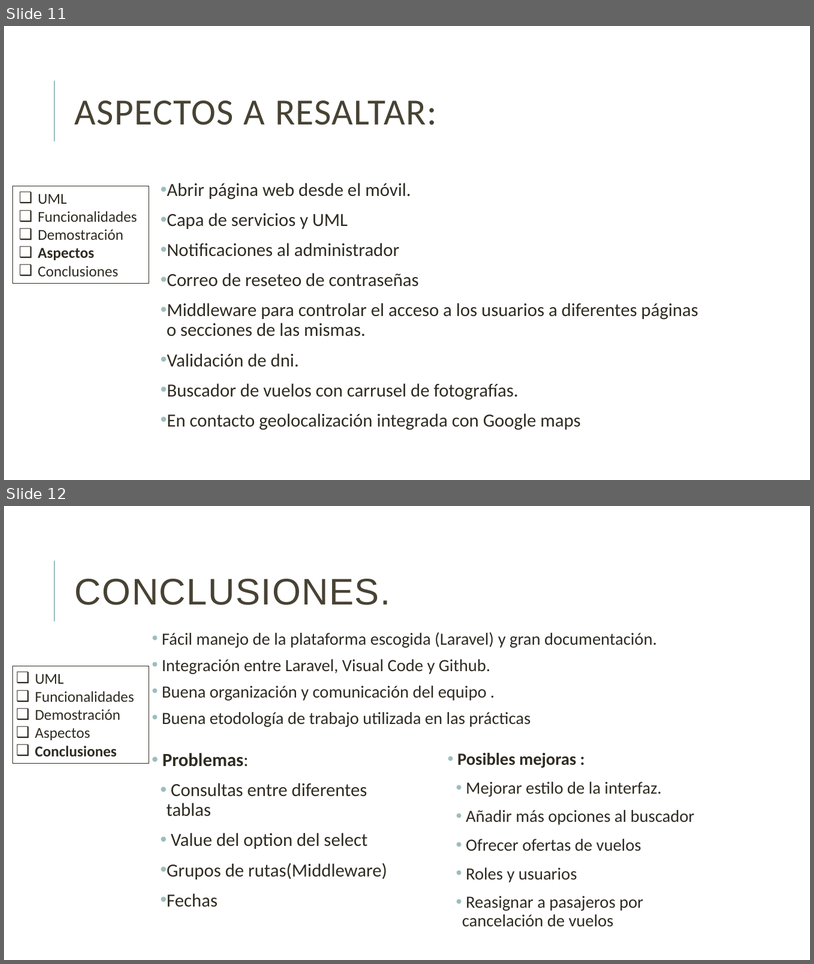
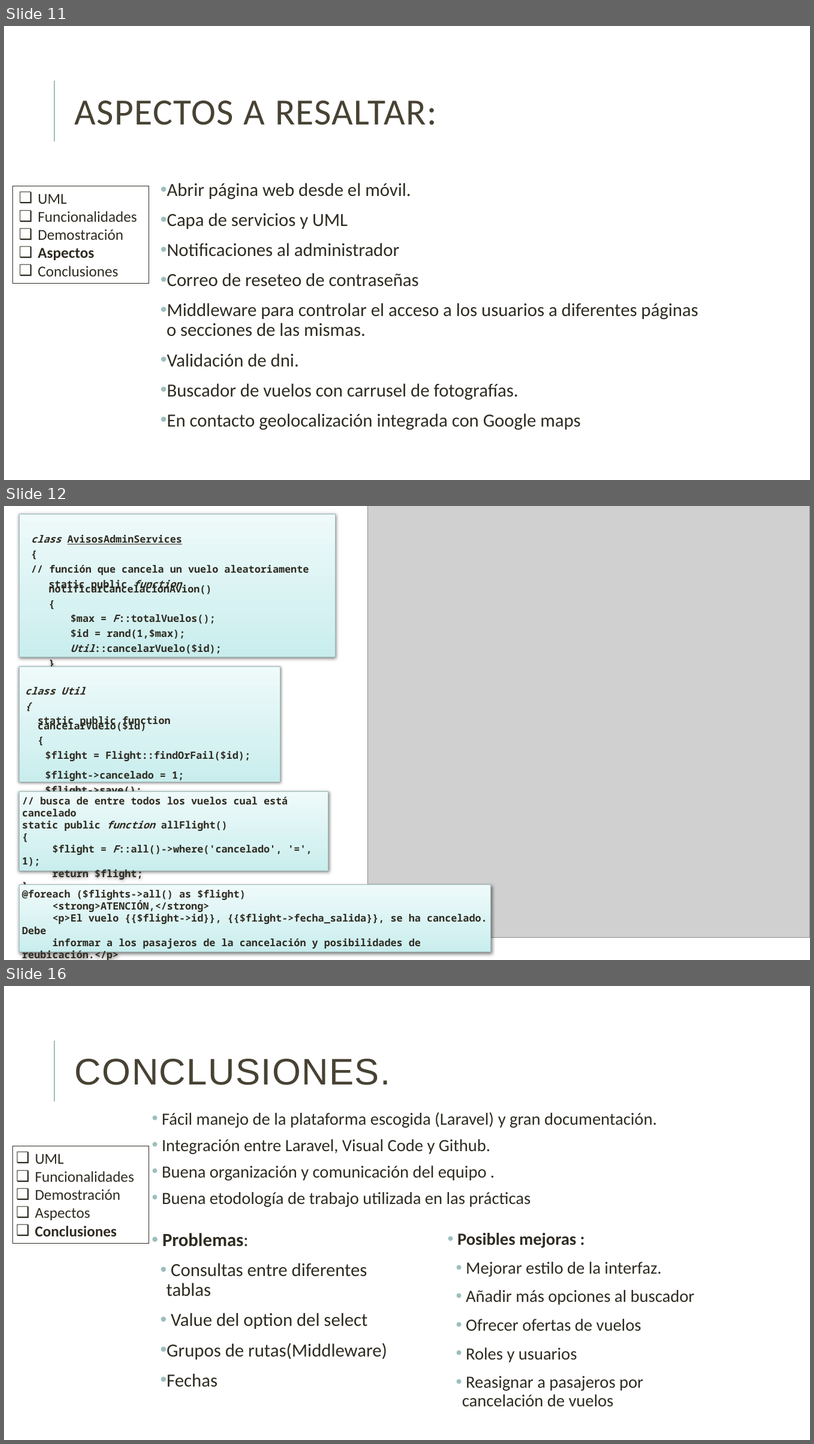
Before and after one commit to danielallhoff/M17-G4-AirDSS, a slide deck: AIRDSS.pptx. Shown one above the other, each under a label of ours: slides 11 and 12 before the commit, slides 11, 12 and 16 after it; the slides between them are not shown. The pictures are 814x964 and 814x1444 pixels, drawn with LibreOffice and Linux fonts; fonts in the diff are those of the drawing; grey boxes stand for pictures. Boxes give left, top, right and bottom in pixels: in the first picture for what was removed or moved away, otherwise in the second. Text is boxed around its words. In the diff, an @@ line names an element or a change of style, - is before the commit and + after.

```diff
--- a/AIRDSS.pptx
+++ b/AIRDSS.pptx
@@ slide 12 added at <box>4,506,810,960</box>, background #FFFFFF @@
@@ rectangle added at <box>19,514,336,657</box>, fill gradient #C9EEED to #D8F2F2 to #EFFBFA, outline #98BBBA 0.75 pt, 12 pt, text #2E2B21, bold @@
+  class AvisosAdminServices
+  {
+  // función que cancela un vuelo aleatoriamente
+    static public function notificarCancelacionAvion()
+    {
+        $max = F::totalVuelos();
+        $id = rand(1,$max);
+        Util::cancelarVuelo($id);
+    }
+  }
@@ picture added at <box>368,506,810,937</box> @@
@@ rectangle added at <box>19,666,281,781</box>, fill gradient #C9EEED to #D8F2F2 to #EFFBFA, outline #98BBBA 0.75 pt, 12 pt, text #2E2B21, bold @@
+class Util
+{
+    static public function cancelarVuelo($id)
+    {
+        $flight = Flight::findOrFail($id);
+        $flight->cancelado = 1;
+        $flight->save();
+    }
+}
@@ rectangle added at <box>19,792,329,871</box>, fill gradient #C9EEED to #D8F2F2 to #EFFBFA, outline #98BBBA 0.75 pt, 12 pt, text #2E2B21, bold @@
+// busca de entre todos los vuelos cual está cancelado
+static public function allFlight()
+{
+  $flight = F::all()->where('cancelado', '=', 1);
+  return $flight;
+}
@@ rectangle added at <box>19,885,492,952</box>, fill gradient #C9EEED to #D8F2F2 to #EFFBFA, outline #98BBBA 0.75 pt, 12 pt, text #2E2B21, bold @@
+@foreach ($flights->all() as $flight)
+<strong>ATENCIÓN,</strong>
+<p>El vuelo {{$flight->id}}, {{$flight->fecha_salida}}, se ha cancelado. Debe
+informar a los pasajeros de la cancelación y posibilidades de reubicación.</p>
+@endforeach
@@ what was slide 12 is now slide 16 @@
```
Also in this commit, not shown: 1 slide changed, 3 other slides added.
